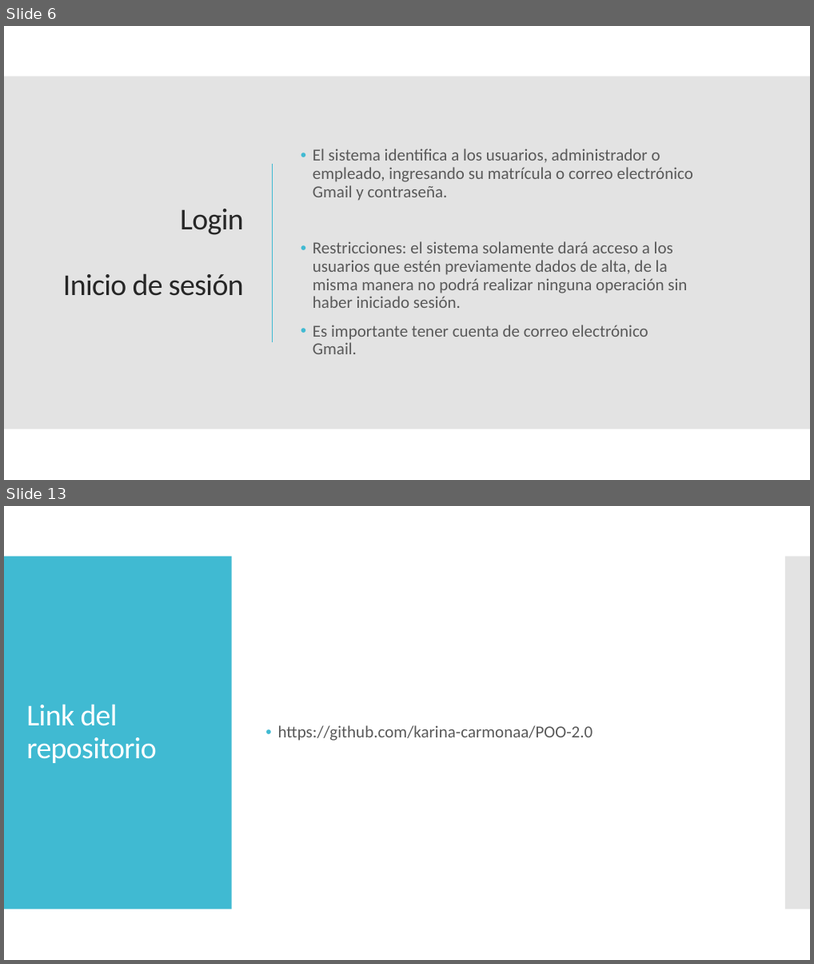
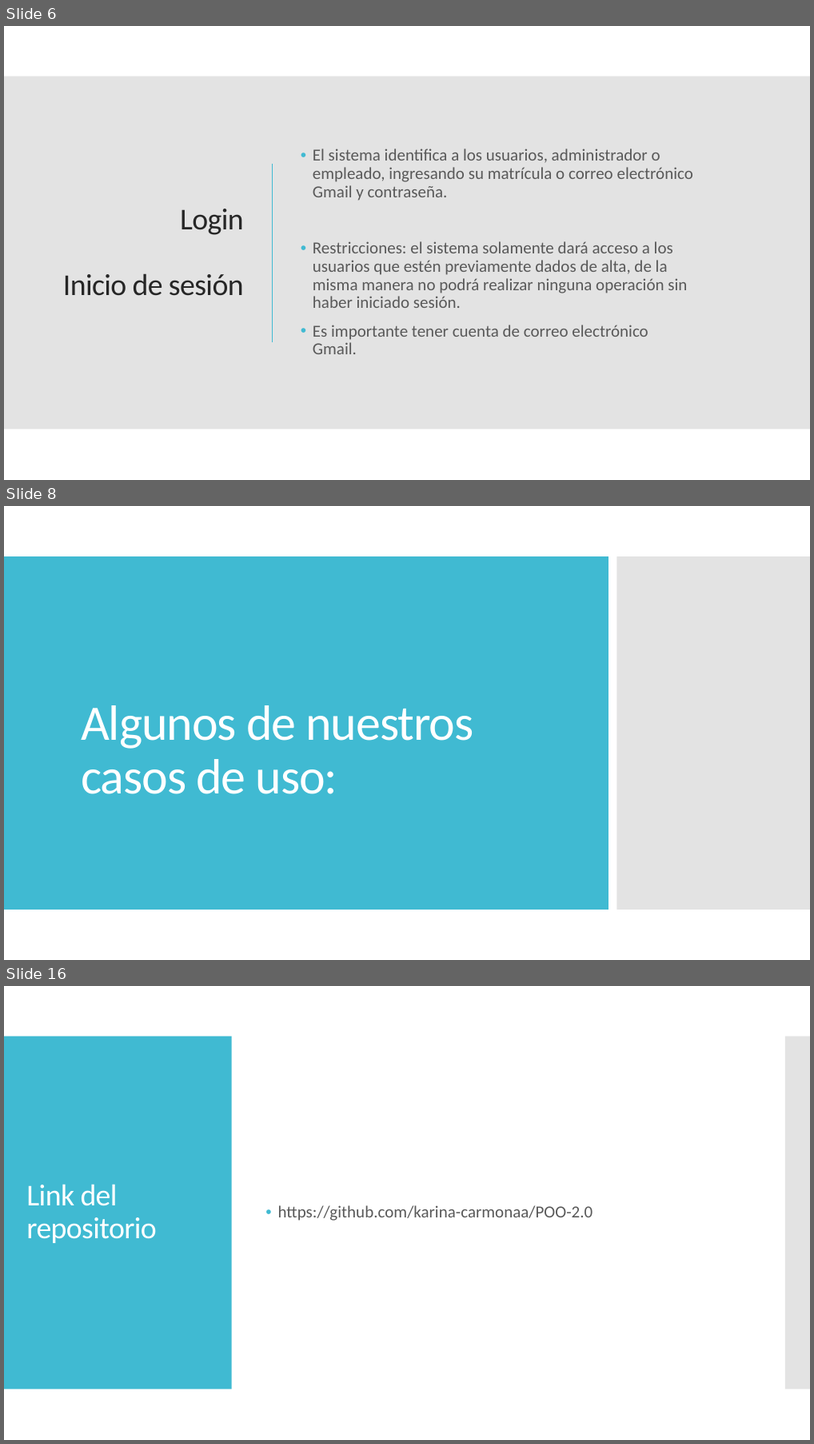
Before and after one commit to jesusapb/POO-2.0, a slide deck: Presentación.pptx. Shown one above the other, each under a label of ours: slides 6 and 13 before the commit, slides 6, 8 and 16 after it; the slides between them are not shown. The pictures are 814x964 and 814x1444 pixels, drawn with LibreOffice and Linux fonts; fonts in the diff are those of the drawing. Boxes give left, top, right and bottom in pixels: in the first picture for what was removed or moved away, otherwise in the second. Text is boxed around its words. In the diff, an @@ line names an element or a change of style, - is before the commit and + after.

```diff
--- a/Presentación.pptx
+++ b/Presentación.pptx
@@ slide 8 added at bbox=[4, 506, 810, 960], background #FFFFFF @@
@@ rectangle added at bbox=[4, 556, 609, 909], fill #40BAD2 @@
@@ rectangle added at bbox=[618, 556, 810, 909], fill #C8C8C8 at 50% opacity @@
@@ title added at bbox=[81, 705, 474, 794], 59 pt, text #FFFFFF @@
+Algunos de nuestros casos de uso:
@@ what was slide 13 is now slide 16 @@
```
Also in this commit, not shown: 8 slides changed, 3 other slides added, 1 slide removed, 6 other files.
